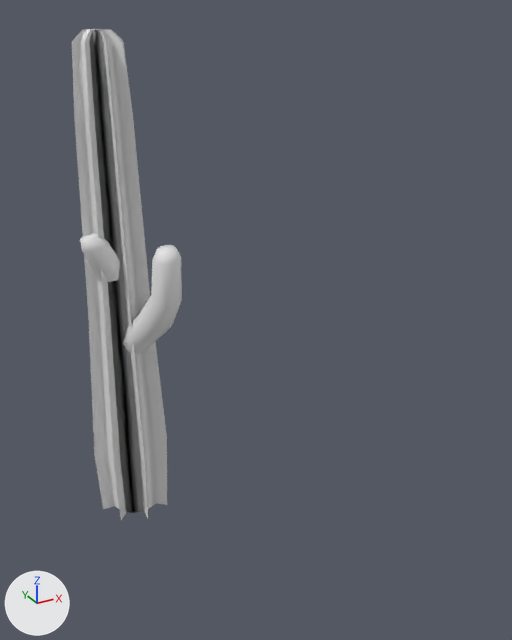
The FBX model Assets/Models/World/Plants/Saguaro.fbx, before and after one commit.
Before and after are seen from a camera (50 mm lens) standing at (-1.61, -11.74, 9.33) and looking at (3.55, -2.36, 4.64). Lighting does not change. The marker at lower left points along +X, +Y and +Z. Vertices at the same position are counted once.

Before the edit, the objects in view are built like this:
```python
me_mesh = bpy.data.meshes.new('Mesh')
me_mesh.from_pydata(...)  # 224 vertices, 188 faces; spans x -0.76..0.76, y -1.46..1.23, z 0.0..9.03
me_mesh.materials.append(mat_vegetation)  # white #e7e7e7
ob_saguaro = bpy.data.objects.new('Saguaro', me_mesh)
ob_saguaro.location = (2.0, 0.0, 0.0)
```
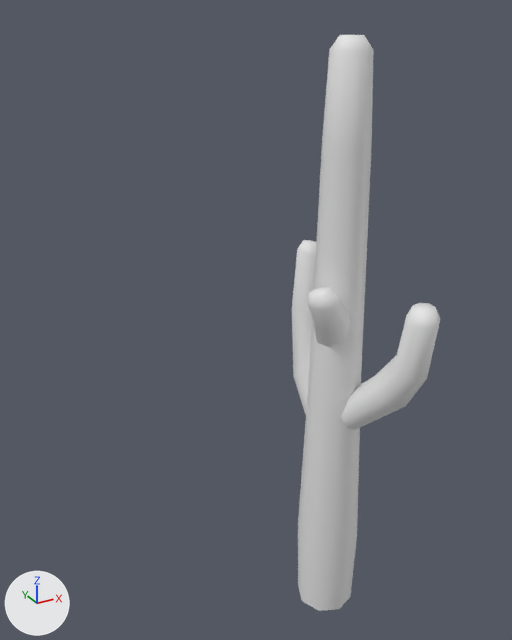
Where the change shows, as pixel boxes (x1, y1, x2, y2) in the pictures (512 x 640 px):
'Saguaro', reshaped, moved (34% wider, 17% taller)
    before: (72, 29, 182, 520)
    after: (292, 35, 440, 611)
part 1 of me_mesh, deleted
    before: (72, 29, 167, 520)

The change, as a diff of the scene's bpy script:
```diff
--- a/Assets/Models/World/Plants/Saguaro.fbx.py
+++ b/Assets/Models/World/Plants/Saguaro.fbx.py
@@ me_mesh @@
 # used by ob_saguaro; location = (2.0, 0.0, 0.0)
-me_mesh.from_pydata(...)  # 224 vertices, 188 faces; spans x -0.76..0.76, y -1.46..1.23, z 0.0..9.03
+me_mesh.from_pydata(...)  # 176 vertices, 148 faces; spans x -0.68..0.73, y -1.46..1.23, z 0.0..9.03
+# me_mesh part 1
+# 48 vertices are removed from x -0.76..0.76, y -0.76..0.76, z 0.0..9.03
+# 40 faces are deleted
 me_mesh.materials.append(mat_vegetation)
@@ ob_saguaro @@
 ob_saguaro = bpy.data.objects.new('Saguaro', me_mesh)
-ob_saguaro.location = (2.0, 0.0, 0.0)
+ob_saguaro.location = (4.0, -4.0, 0.0)
```
